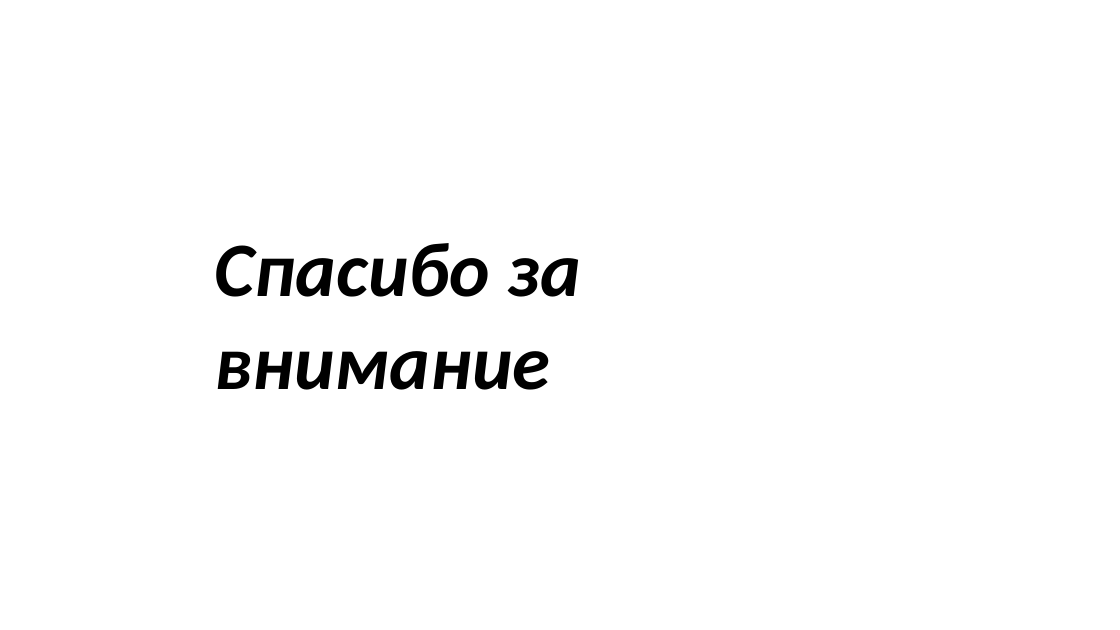
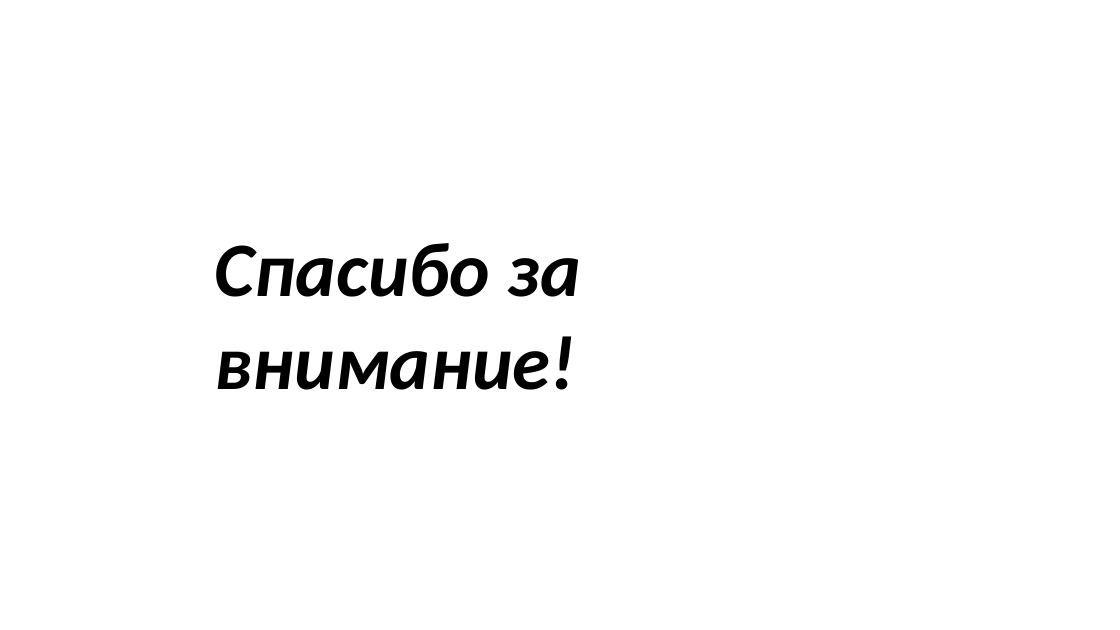
Before and after one commit to Casio-fx570E/tgBot, a slide deck: slide 10 of Презентация.pptx. Drawn at 1120x630 pixels with LibreOffice and Linux fonts; fonts in the diff are those of the drawing; background and template pictures are left out. Boxes give left, top, right and bottom in pixels: in the first picture for what was removed or moved away, otherwise in the second. Text is boxed around its words. In the diff, an @@ line names an element or a change of style, - is before the commit and + after.

```diff
--- a/Презентация.pptx
+++ b/Презентация.pptx
@@ text at bbox=[215, 243, 581, 390]: text changed @@
-Спасибо за внимание
+Спасибо за внимание!
```
Also in this commit, not shown: 4 other slides changed, 2 other files.
